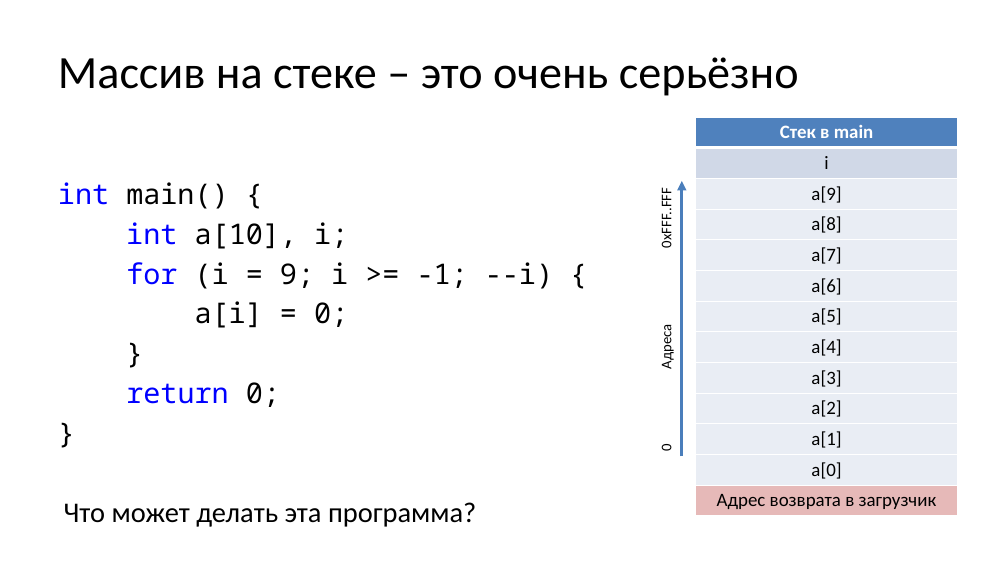
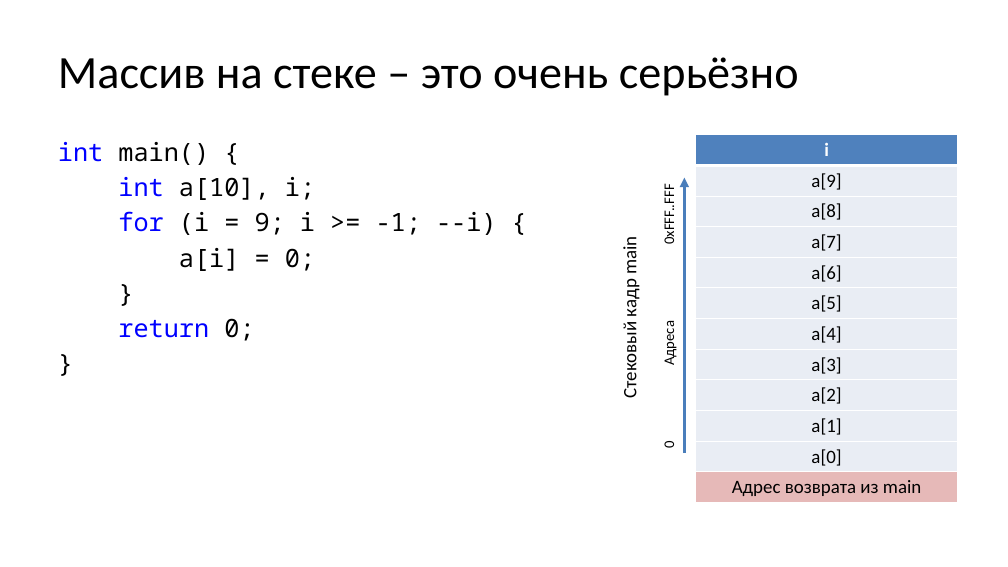
Before and after one commit to Evgueni-Petrov-aka-espetrov/Algorithms-and-Programming-in-C-pptx, a slide deck: slide 42 of 05 Функции.pptx. Drawn at 1008x567 pixels with LibreOffice and Linux fonts; fonts in the diff are those of the drawing. Boxes give left, top, right and bottom in pixels: in the first picture for what was removed or moved away, otherwise in the second. Text is boxed around its words. In the diff, an @@ line names an element or a change of style, - is before the commit and + after.

```diff
--- a/05 Функции.pptx
+++ b/05 Функции.pptx
@@ text "int main() {" at (x1=58, y1=142, x2=497, y2=341): size 27.1 to 24 pt @@
@@ table at (x1=696, y1=135, x2=957, y2=500) @@
-row 1: Стек в main
-row 12, column 1: Адрес возврата в загрузчик
+row 12, column 1: Адрес возврата из main
@@ table resized from (x1=696, y1=117, x2=957, y2=513) to (x1=696, y1=135, x2=957, y2=500) @@
@@ text "0xFFF..FFF" moved from (x1=657, y1=194, x2=675, y2=247) to (x1=660, y1=190, x2=678, y2=243) @@
@@ arrow moved from (682, 457) - (682, 181) to (684, 453) - (684, 178) @@
@@ text added at (x1=618, y1=239, x2=641, y2=396), 18 pt, text #000000 @@
+Стековый кадр main
@@ text at (x1=64, y1=502, x2=476, y2=527): paragraph removed @@
-Что может делать эта программа?
```
Also in this commit, not shown: 17 other slides changed, 5 other files.
